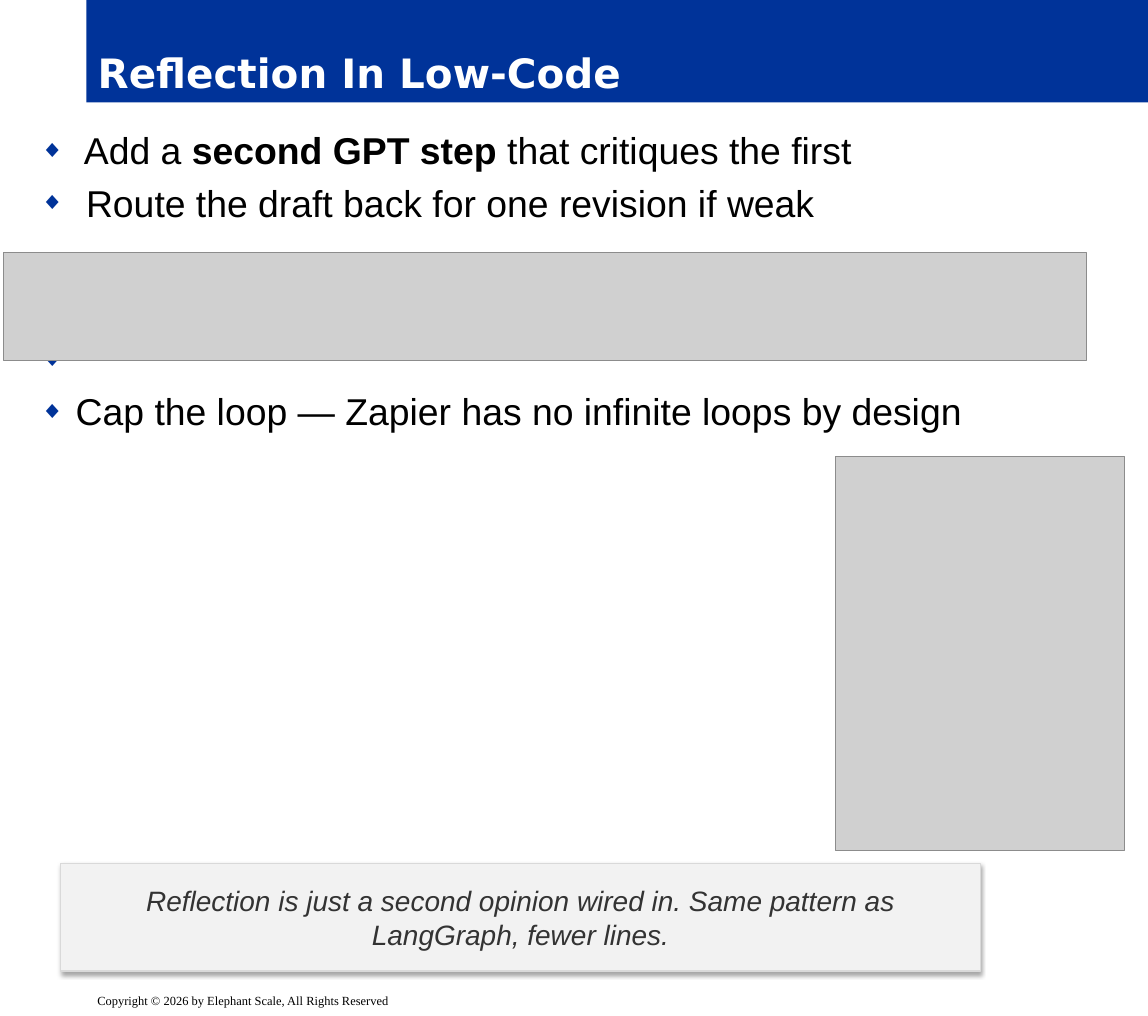
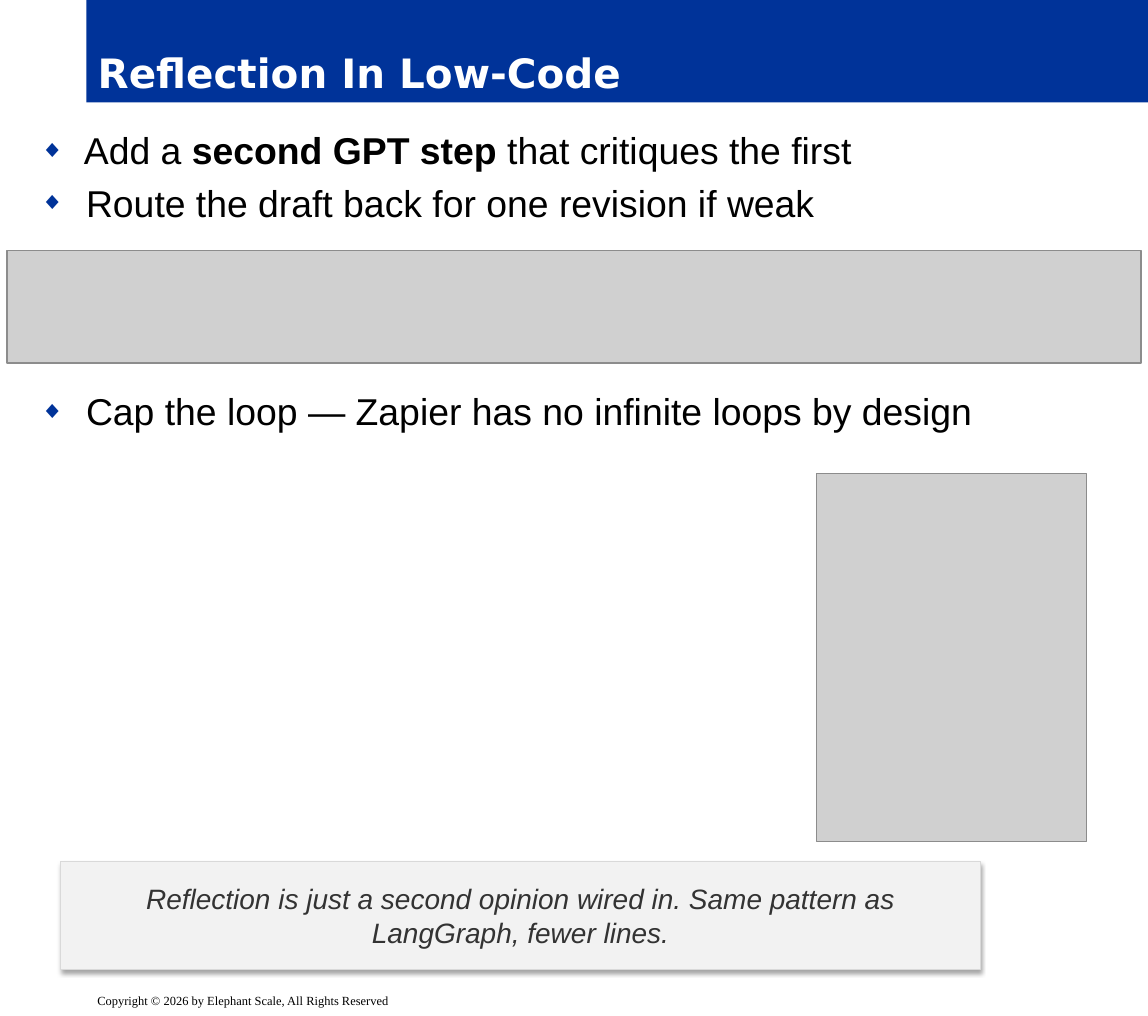
Before and after one commit to elephantscale/Building-Agentic-AI, a slide deck: slide 10 of slides/release/08-low-code-agents.pptx. Drawn at 1148x1016 pixels with LibreOffice and Linux fonts; fonts in the diff are those of the drawing; grey boxes stand for pictures; background and template pictures are left out. Boxes give left, top, right and bottom in pixels: in the first picture for what was removed or moved away, otherwise in the second. Text is boxed around its words. In the diff, an @@ line names an element or a change of style, - is before the commit and + after.

```diff
--- a/slides/release/08-low-code-agents.pptx
+++ b/slides/release/08-low-code-agents.pptx
@@ text "Add a second GPT step ...": place and size @@
-text "Add a second GPT step ..." at box(76, 137, 962, 433)
+text "Add a second GPT step ..." at box(84, 137, 972, 433)
@@ picture: place and size @@
-picture at box(3, 253, 1086, 361)
+picture at box(7, 251, 1140, 364)
@@ picture: place and size @@
-picture at box(836, 457, 1126, 851)
+picture at box(816, 474, 1086, 841)
```
Also in this commit, not shown: 14 other slides changed.
